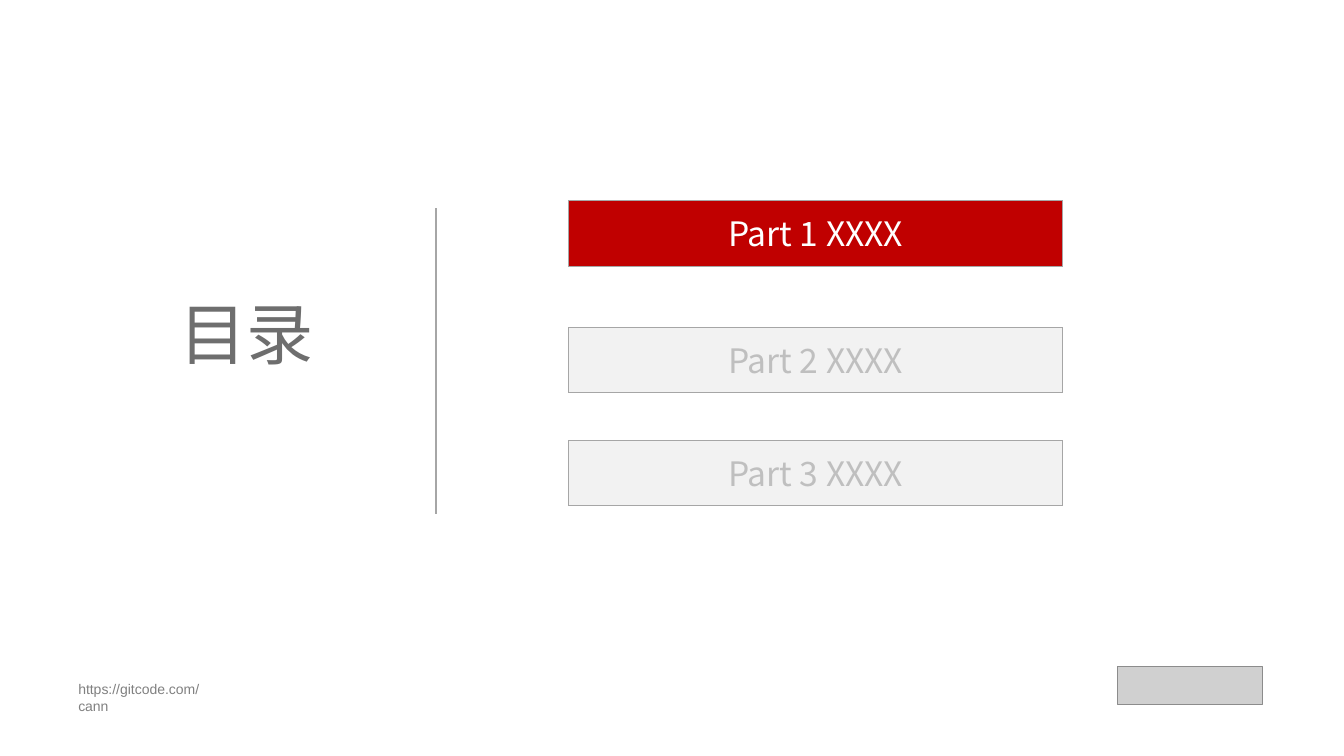
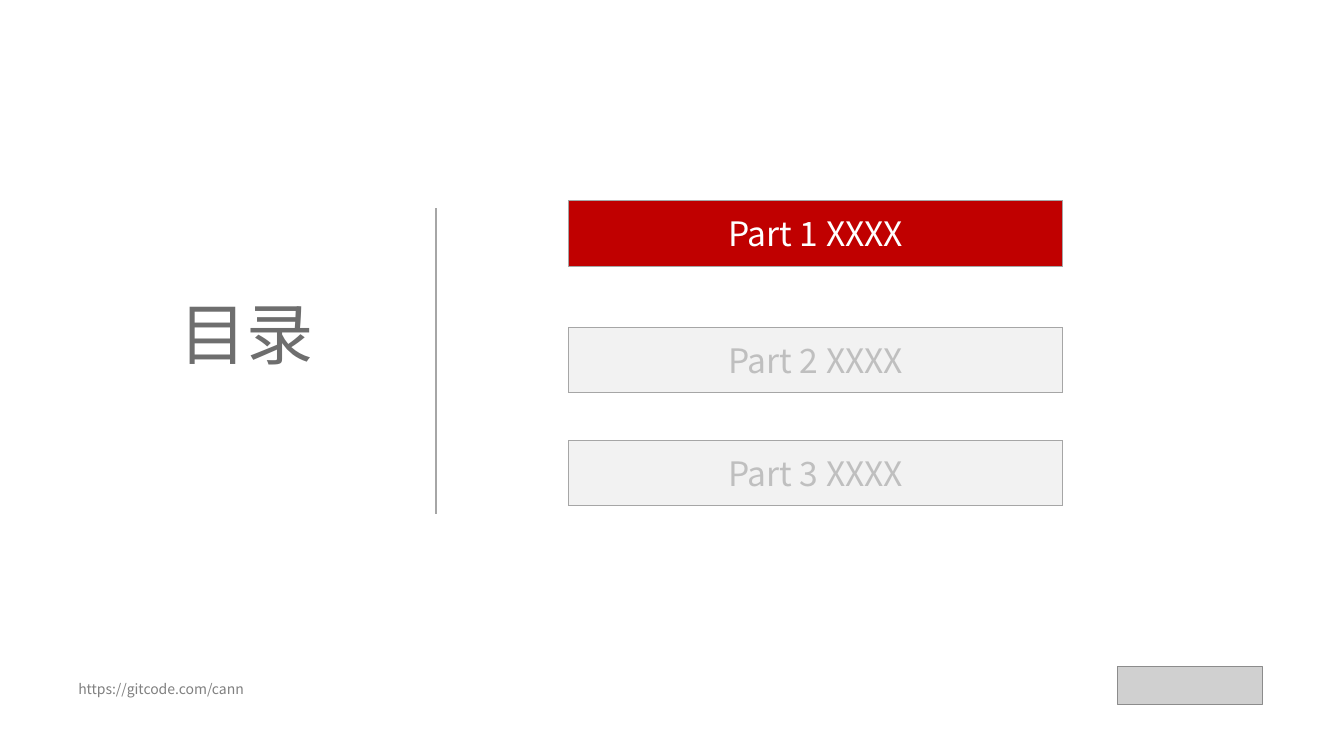
Before and after one commit to hicann/community, a slide deck: slide 2 of templates/ppt_template.pptx. Drawn at 1344x756 pixels with LibreOffice and Linux fonts; fonts in the diff are those of the drawing; grey boxes stand for pictures. Boxes give left, top, right and bottom in pixels: in the first picture for what was removed or moved away, otherwise in the second. Text is boxed around its words. In the diff, an @@ line names an element or a change of style, - is before the commit and + after.

```diff
--- a/templates/ppt_template.pptx
+++ b/templates/ppt_template.pptx
@@ text "https://gitcode.com/cann" at box(78, 683, 244, 698): font Arial to Noto Sans CJK SC @@
```
Also in this commit, not shown: 3 other slides changed, 3 other files.
